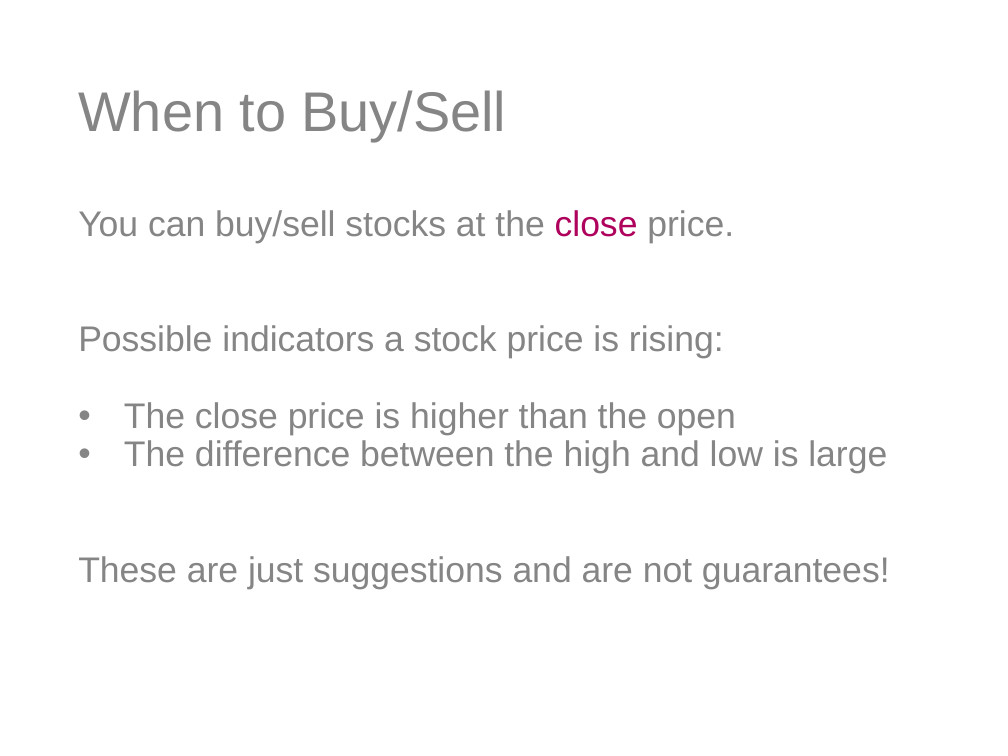
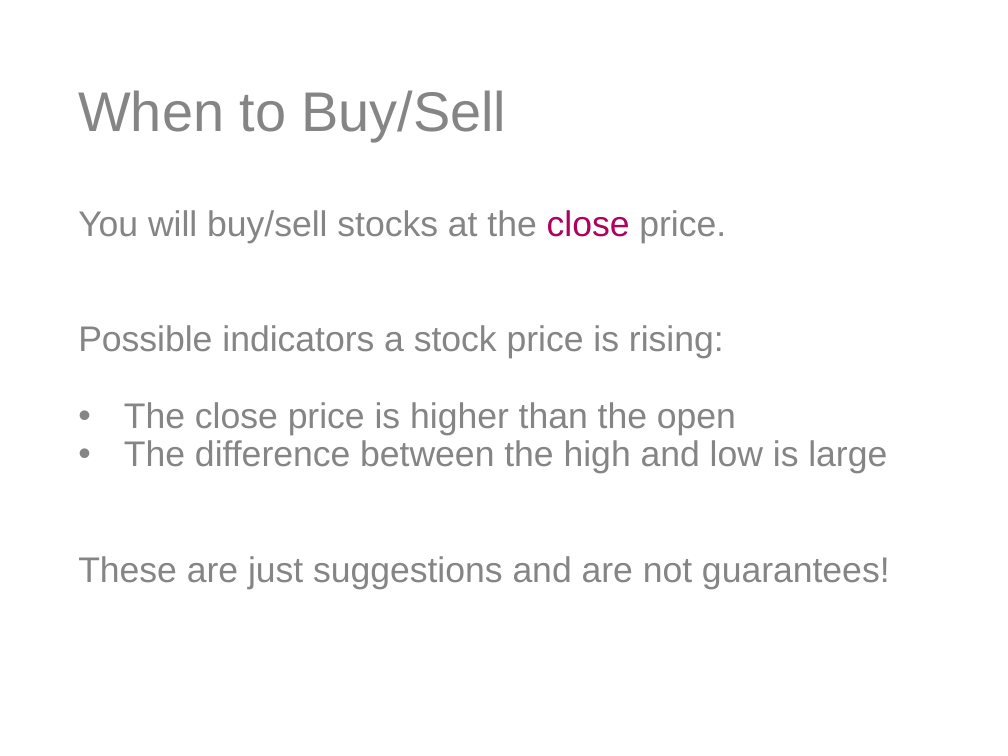
Before and after one commit to tpkelly/Hackathon, a slide deck: slide 8 of Hackathon.pptx. Drawn at 1008x756 pixels with LibreOffice and Linux fonts; fonts in the diff are those of the drawing; background and template pictures are left out. Boxes give left, top, right and bottom in pixels: in the first picture for what was removed or moved away, otherwise in the second. Text is boxed around its words. In the diff, an @@ line names an element or a change of style, - is before the commit and + after.

```diff
--- a/Hackathon.pptx
+++ b/Hackathon.pptx
@@ text at (78,210,726,243): text changed @@
-You can buy/sell stocks at the close price.
+You will buy/sell stocks at the close price.
```
Also in this commit, not shown: 1 other slide changed, 1 other file.
